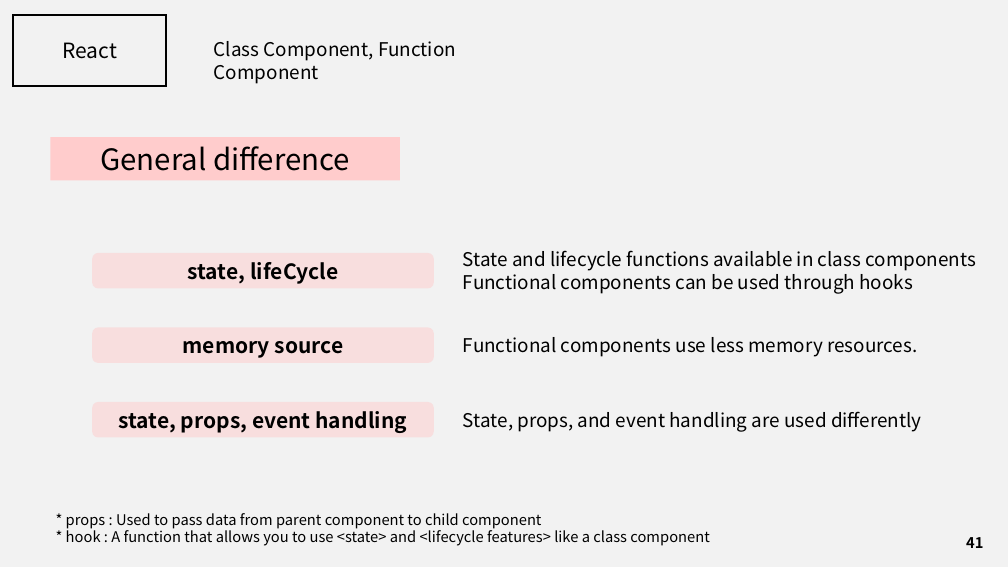
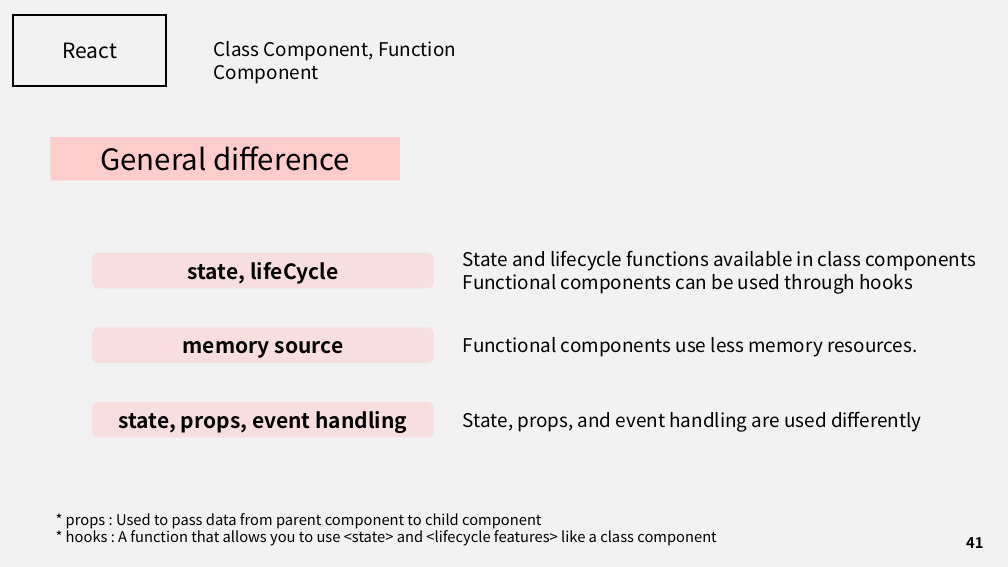
Before and after one commit to J3SUNG/Seminar, a slide deck: slide 41 of 210209_React.pptx. Drawn at 1008x567 pixels with LibreOffice and Linux fonts; fonts in the diff are those of the drawing. Boxes give left, top, right and bottom in pixels: in the first picture for what was removed or moved away, otherwise in the second. Text is boxed around its words. In the diff, an @@ line names an element or a change of style, - is before the commit and + after.

Commit message:
21-02-11-03

```diff
--- a/210209_React.pptx
+++ b/210209_React.pptx
@@ text at (66, 528, 716, 546): text changed @@
-* hook : A function that allows you to use <state> and <lifecycle features> like a class component
+* hooks : A function that allows you to use <state> and <lifecycle features> like a class component
```
